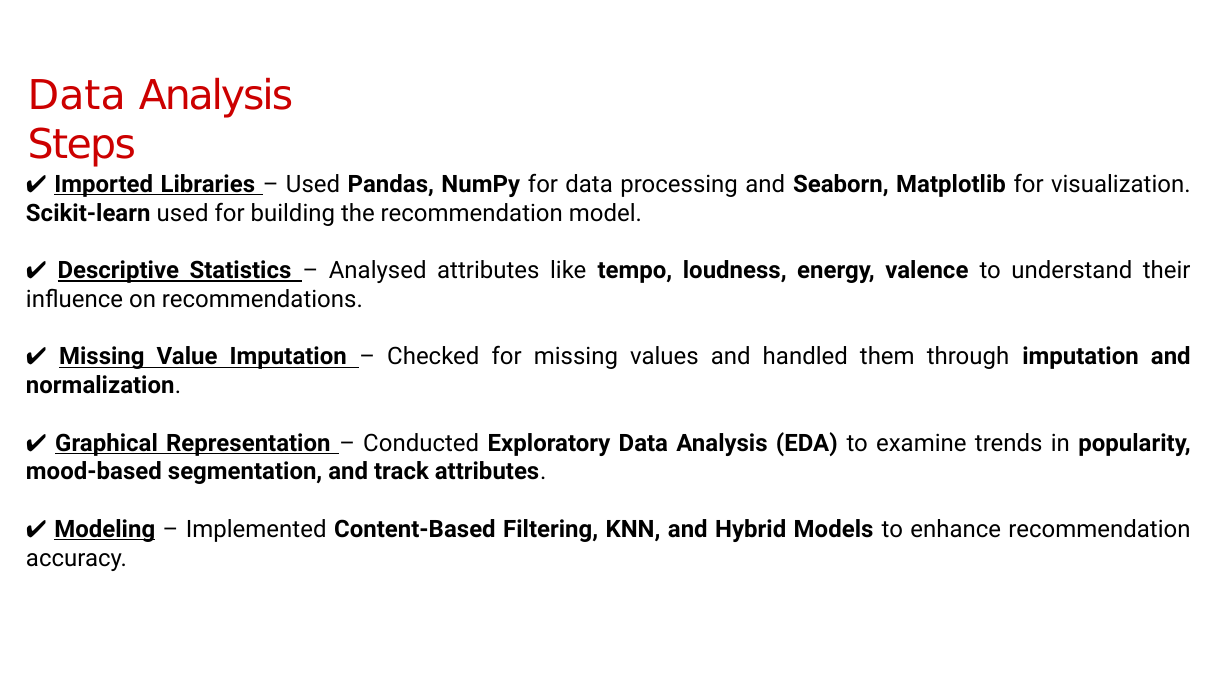
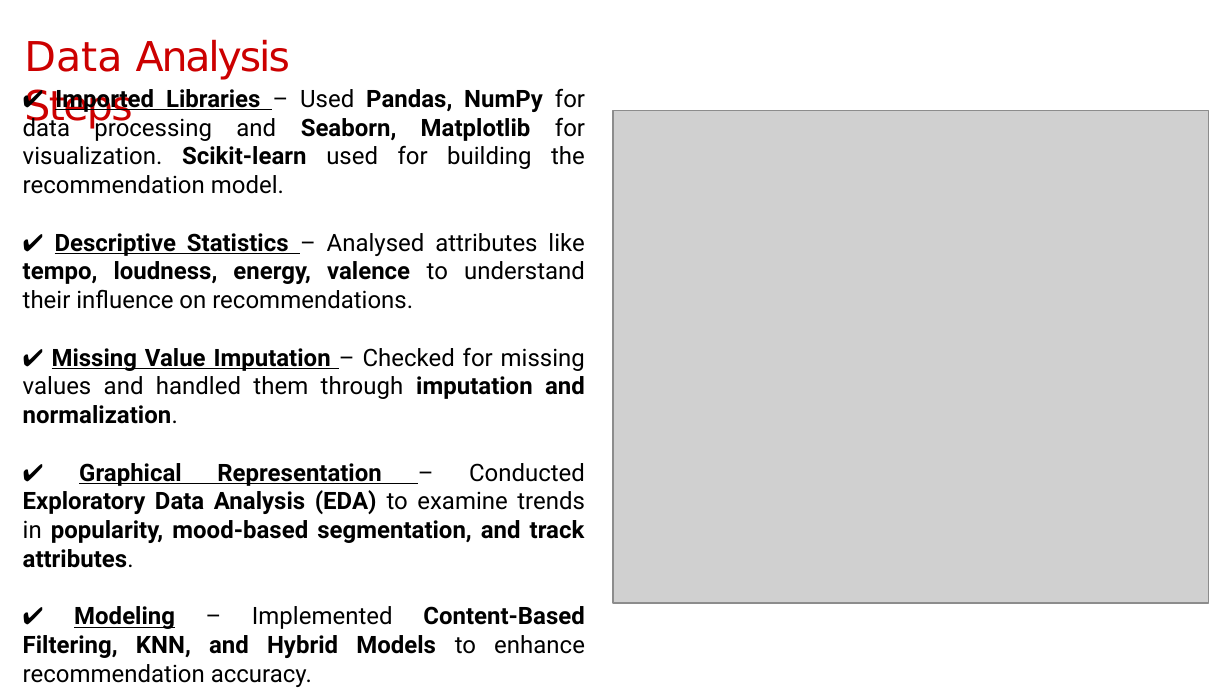
Before and after one commit to Rajeevkavala/Application-Development, a slide deck: slide 7 of Project/Music_Recommendation_Review-1.pptx (slide 6 before the commit). Drawn at 1232x693 pixels with LibreOffice and Linux fonts; fonts in the diff are those of the drawing; grey boxes stand for pictures; background and template pictures are left out. Boxes give left, top, right and bottom in pixels: in the first picture for what was removed or moved away, otherwise in the second. Text is boxed around its words. In the diff, an @@ line names an element or a change of style, - is before the commit and + after.

```diff
--- a/Project/Music_Recommendation_Review-1.pptx
+++ b/Project/Music_Recommendation_Review-1.pptx
@@ title "Data Analysis Steps": place and size @@
-title "Data Analysis Steps" at [28,77,293,167]
+title "Data Analysis Steps" at [24,39,290,129]
@@ text "✔ Imported Libraries – Used ..." rewrapped from [26,173,1191,571] to [23,88,585,687] @@
@@ picture added at [614,111,1209,604] @@
```
Also in this commit, not shown: 2 other slides changed, 7 slides added, 3 slides removed, 5 other files.
